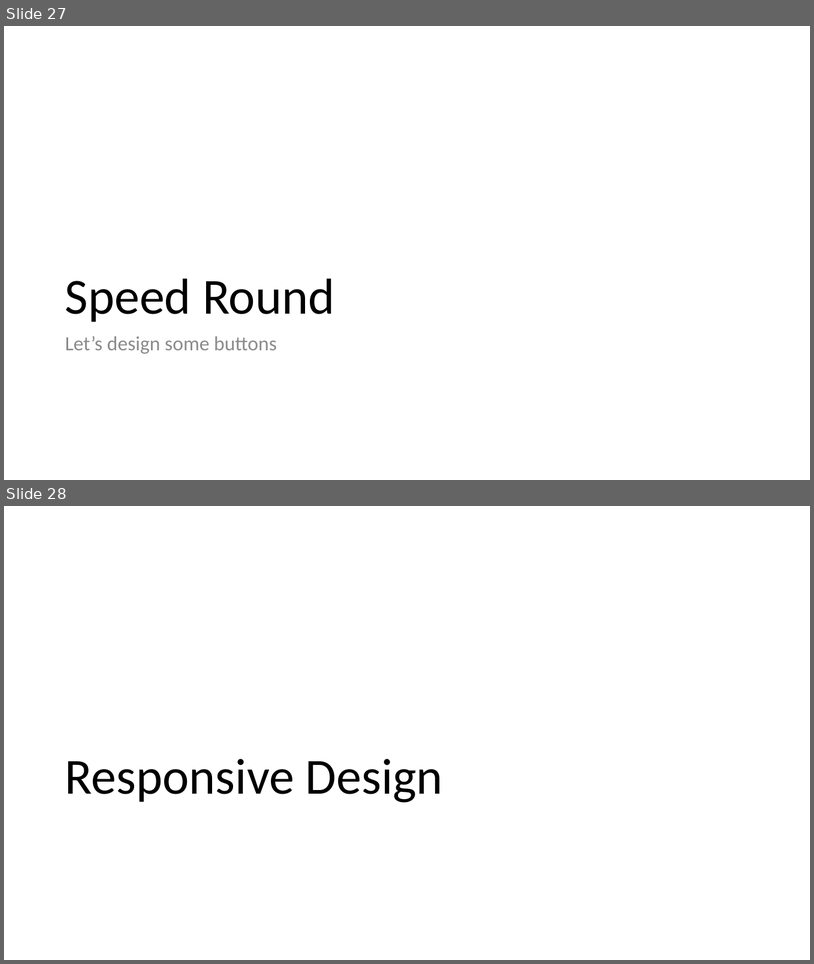
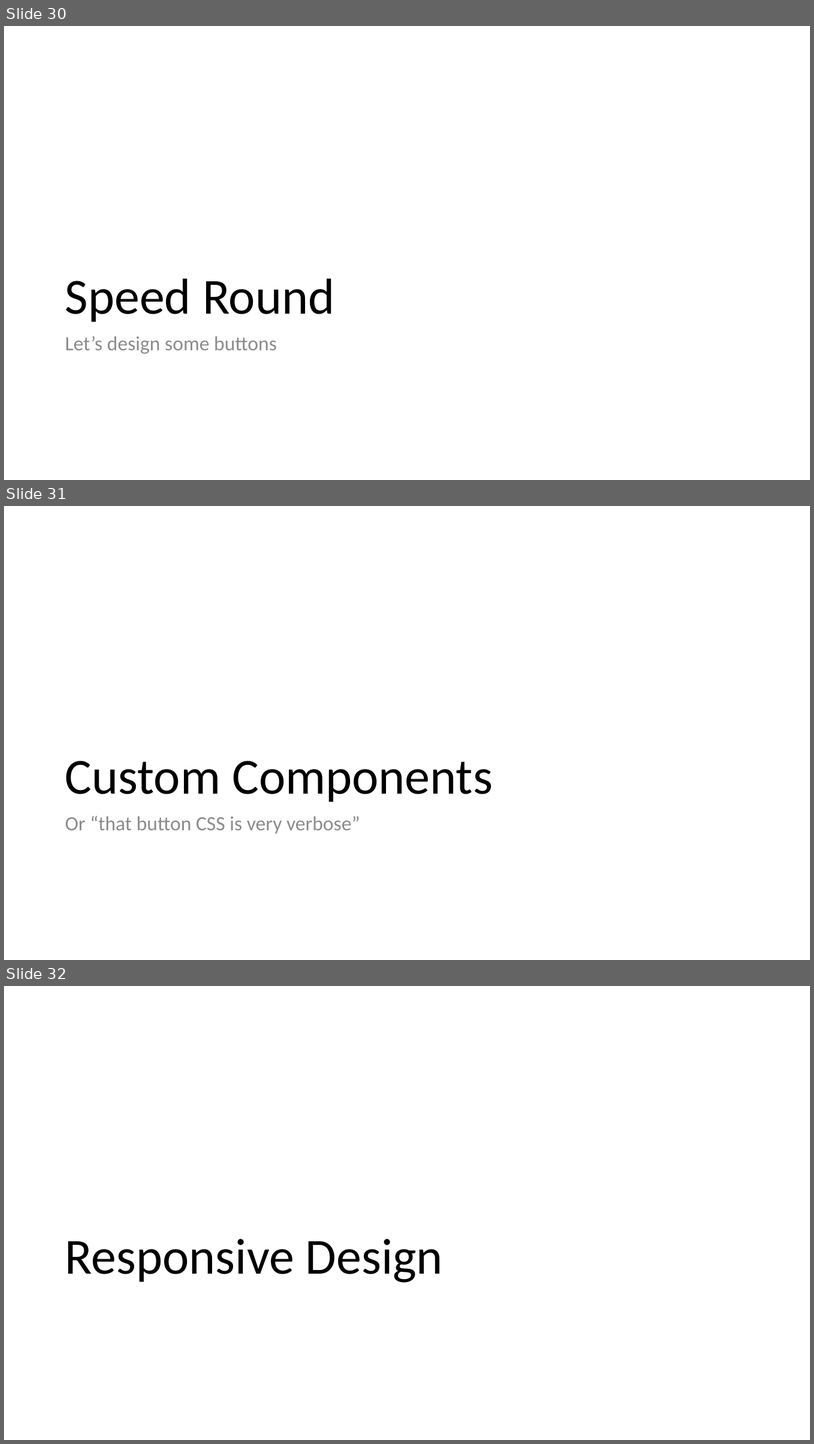
Before and after one commit to 1kevgriff/TailwindEssentials, a slide deck: Slides/Tailwind Essentials.pptx. Shown one above the other, each under a label of ours: slides 27 and 28 before the commit, slides 30, 31 and 32 after it. The pictures are 814x964 and 814x1444 pixels, drawn with LibreOffice and Linux fonts; fonts in the diff are those of the drawing. Boxes give left, top, right and bottom in pixels: in the first picture for what was removed or moved away, otherwise in the second. Text is boxed around its words. In the diff, an @@ line names an element or a change of style, - is before the commit and + after.

```diff
--- a/Slides/Tailwind Essentials.pptx
+++ b/Slides/Tailwind Essentials.pptx
@@ slide 31 added at (4,506,810,960), background #FFFFFF @@
@@ title added at (65,760,493,802), 60 pt, text #000000 @@
+Custom Components
@@ text added at (65,816,360,834), 24 pt, text #8C8C8C @@
+Or “that button CSS is very verbose”
@@ what was slide 27 is now slide 30 @@
@@ what was slide 28 is now slide 32 @@
```
Also in this commit, not shown: 4 other slides added, 17 other files.
